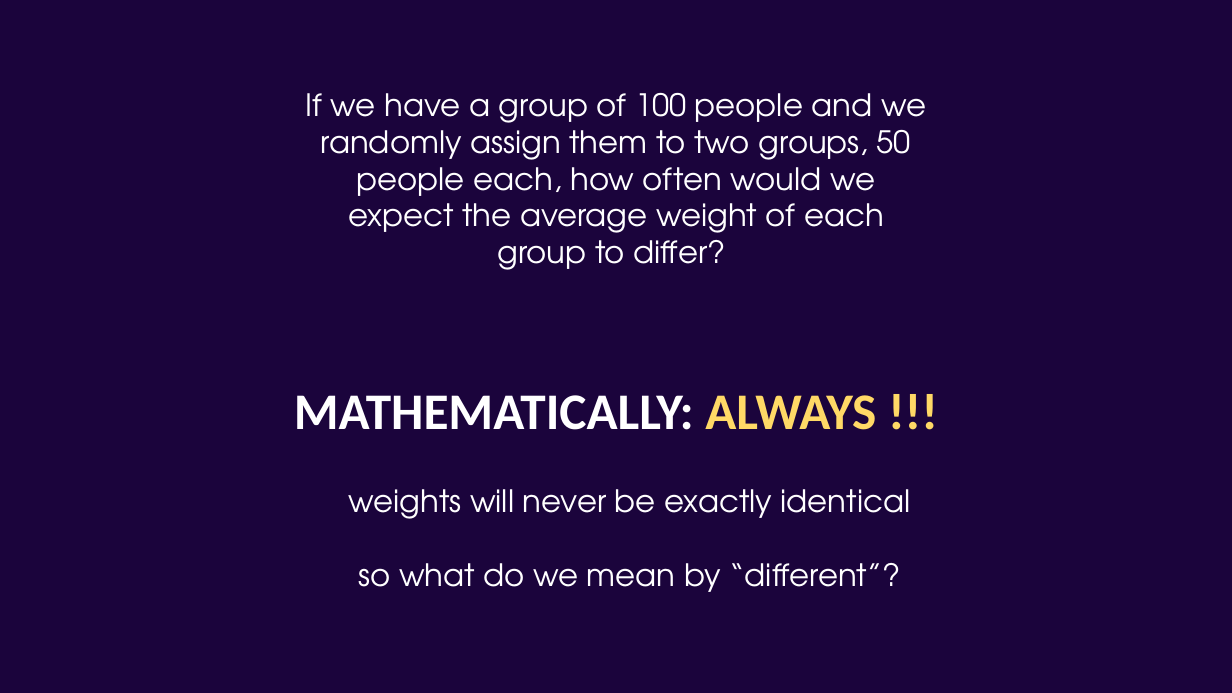
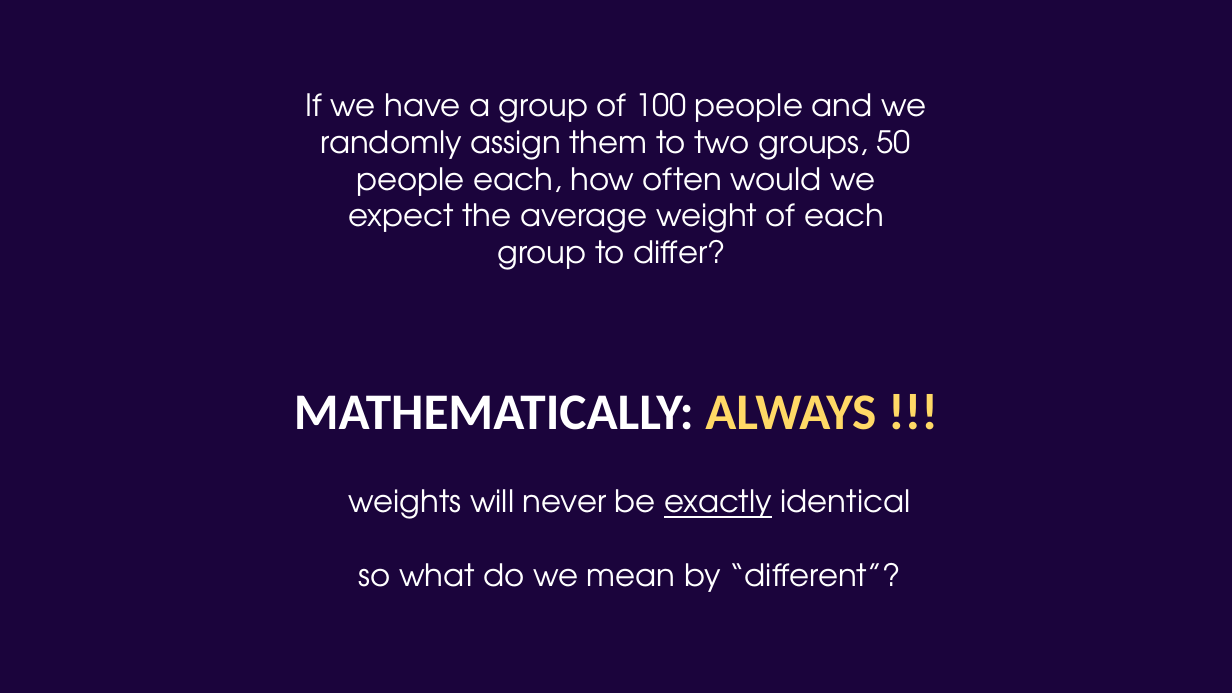
Before and after one commit to DS4PS/cpp-524-sum-2021, a slide deck: slide 38 of lectures/p-02-tests-for-cf-validity.pptx (slide 34 before the commit). Drawn at 1232x693 pixels with LibreOffice and Linux fonts; fonts in the diff are those of the drawing. Boxes give left, top, right and bottom in pixels: in the first picture for what was removed or moved away, otherwise in the second. Text is boxed around its words. In the diff, an @@ line names an element or a change of style, - is before the commit and + after.

```diff
--- a/lectures/p-02-tests-for-cf-validity.pptx
+++ b/lectures/p-02-tests-for-cf-validity.pptx
@@ text "weights will never be exactly ..." at box(349, 489, 911, 592): underline on in "exactly" @@
```
Also in this commit, not shown: 8 other slides changed, 4 slides added, 1 other file.
